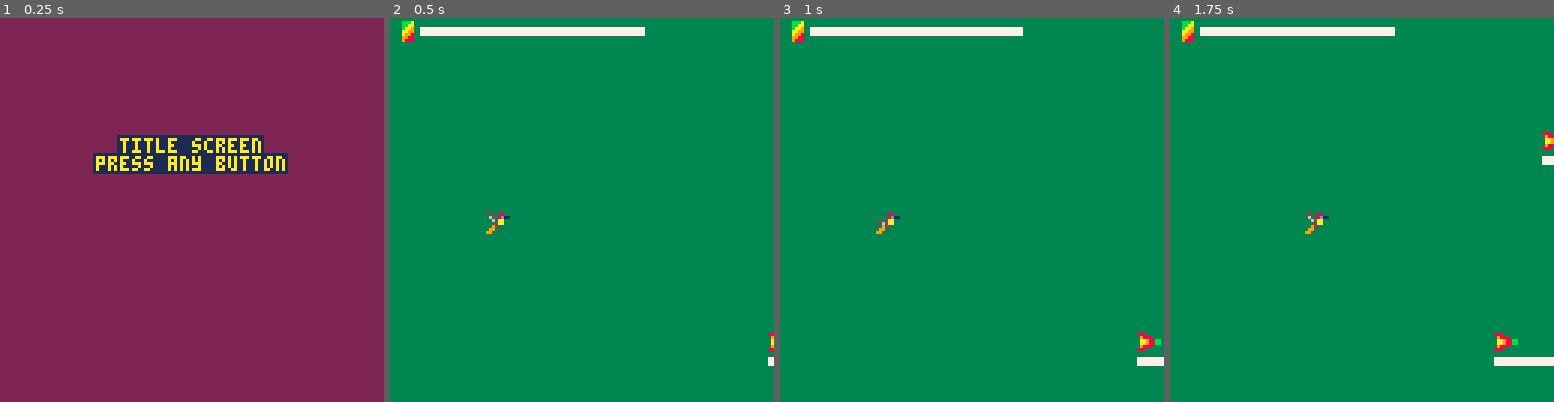
Above: before the commit, frames 1-4 (left to right).
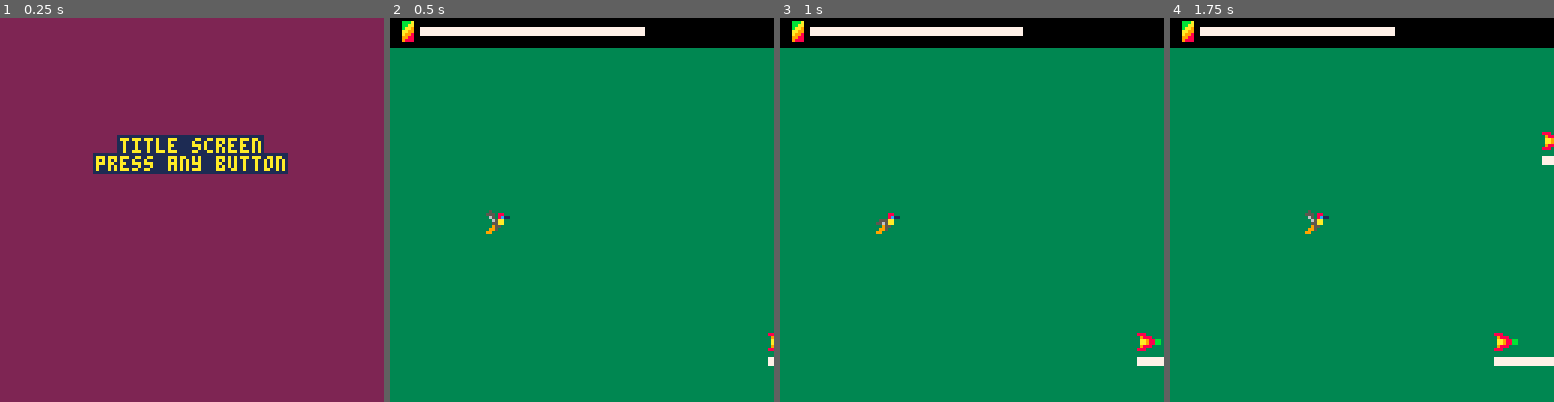
Above: after the commit, the same moments.

Repository: Cuttleshock/PICO-8-projects
Game: PICO-8 cartridge humm.p8
Two runs of this game, one before a commit and one after it. Both use one fixed random seed, a clock stepped at 60 frames per second and the inputs below.
Inputs:
- Up to frame 1 (0.25 s): no input
- Up to frame 2 (0.5 s): tap X (X key) at 0.33 s
- Up to frame 3 (1 s): tap O (Z key) at 0.7 s
- Up to frame 4 (1.75 s): tap X (X key) at 1.07 s; hold Right from 1.6 s (still down); tap O (Z key) at 1.7 s

Frame 1 is identical in both runs. In frame 2, 6.3% of the frame differs, in the area x 0-100%, y 0-8%; in frame 3, 6.3%; in frame 4, 6.5%.

Commit message:
Add black bar to the top of the screen; hence changing scrntp to 10

Diff:
--- a/humm.p8
+++ b/humm.p8
@@ -423,13 +423,27 @@
 		 46
 		)
 	elseif _fsm == 'game' then
-		cls(3)
+		cls()
+		rectfill(
+		 scrnlt,
+		 scrntp,
+		 scrnrt,
+		 scrnbt,
+		 3
+		)
 		pc:draw()
 		for n in all(npcs) do
 			n:draw()
 		end
 	elseif _fsm == 'gmover' then
-		cls(3)
+		cls()
+		rectfill(
+		 scrnlt,
+		 scrntp,
+		 scrnrt,
+		 scrnbt,
+		 3
+		)
 		pc:draw()
 		for n in all(npcs) do
 			n:draw()
